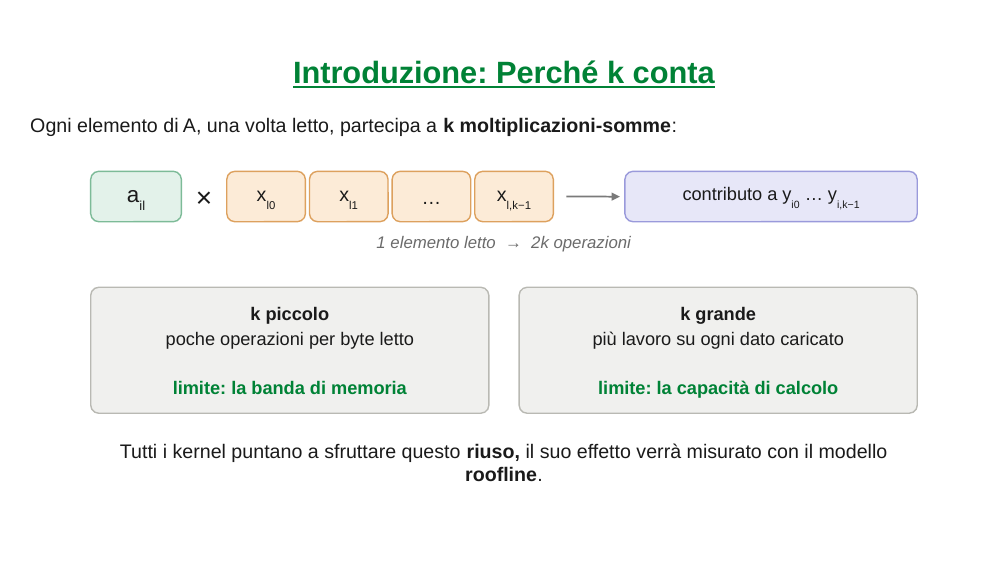
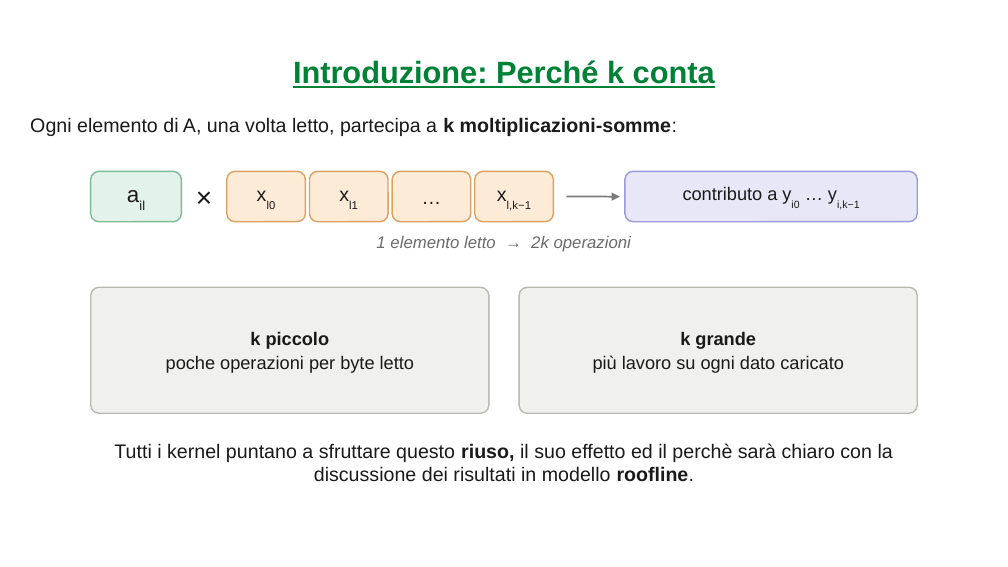
Before and after one commit to carloni2021/SCPA, a slide deck: slide 3 of relazione/presentazione/SCPA_Presentazione_Carloni.pptx. Drawn at 1008x567 pixels with LibreOffice and Linux fonts; fonts in the diff are those of the drawing; background and template pictures are left out. Boxes give left, top, right and bottom in pixels: in the first picture for what was removed or moved away, otherwise in the second. Text is boxed around its words. In the diff, an @@ line names an element or a change of style, - is before the commit and + after.

```diff
--- a/relazione/presentazione/SCPA_Presentazione_Carloni.pptx
+++ b/relazione/presentazione/SCPA_Presentazione_Carloni.pptx
@@ text at bbox=[173, 380, 407, 394]: paragraph removed @@
-limite: la banda di memoria
@@ text at bbox=[598, 380, 839, 398]: paragraph removed @@
-limite: la capacità di calcolo
@@ text at bbox=[114, 443, 893, 482]: text changed @@
-Tutti i kernel puntano a sfruttare questo riuso, il suo effetto verrà misurato con il modello roofline.
+Tutti i kernel puntano a sfruttare questo riuso, il suo effetto ed il perchè sarà chiaro con la discussione dei risultati in modello roofline.
```
Also in this commit, not shown: 33 other slides changed, 4 slides added, 8 slides removed, 33 other files.
